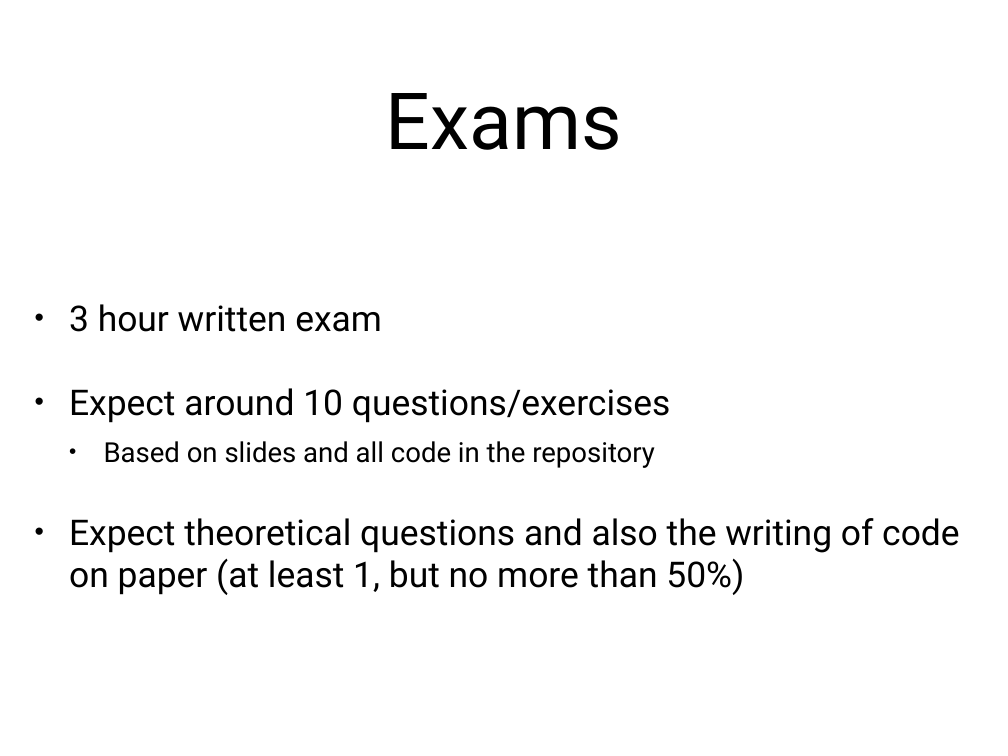
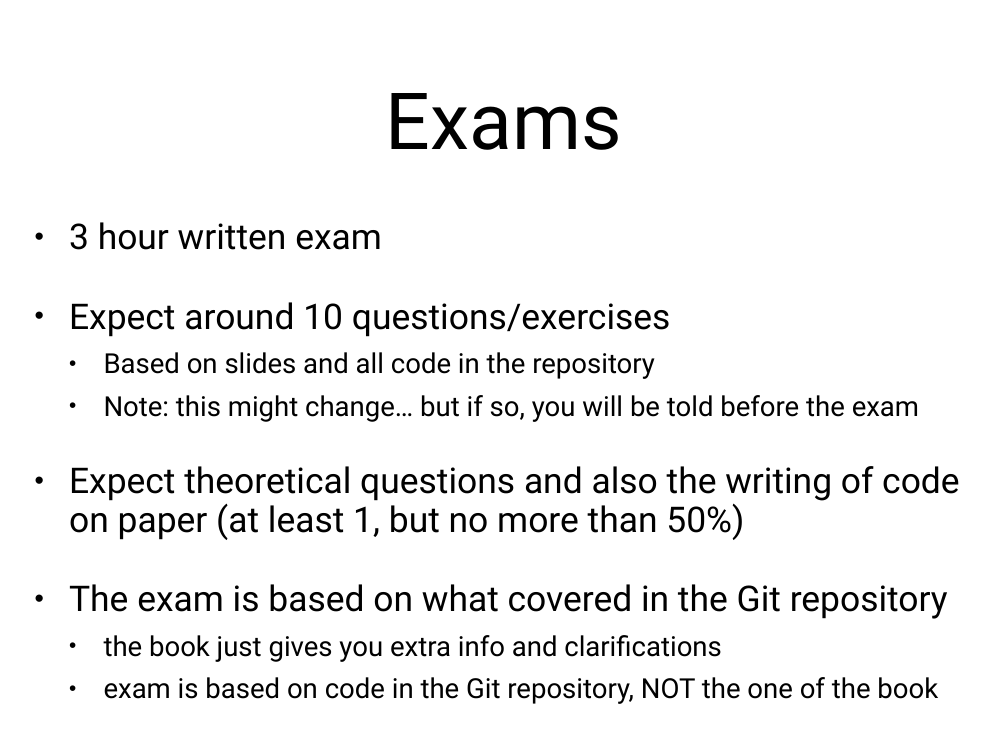
Before and after one commit to arcuri82/algorithms, a slide deck: slide 15 of docs/slides/01/01_intro.pptx. Drawn at 1008x756 pixels with LibreOffice and Linux fonts; fonts in the diff are those of the drawing. Boxes give left, top, right and bottom in pixels: in the first picture for what was removed or moved away, otherwise in the second. Text is boxed around its words. In the diff, an @@ line names an element or a change of style, - is before the commit and + after.

```diff
--- a/docs/slides/01/01_intro.pptx
+++ b/docs/slides/01/01_intro.pptx
@@ text at box(69, 222, 960, 540): line spacing 1 to 0.9 @@
@@ text at box(104, 395, 919, 422): paragraph added @@
+  • Note: this might change… but if so, you will be told before the exam
@@ text at box(69, 584, 948, 704): paragraphs added @@
+• The exam is based on what covered in the Git repository
+  • the book just gives you extra info and clarifications
+  • exam is based on code in the Git repository, NOT the one of the book
```
Also in this commit, not shown: 8 other slides changed, 12 slides added, 2 slides removed, 1 other file.
